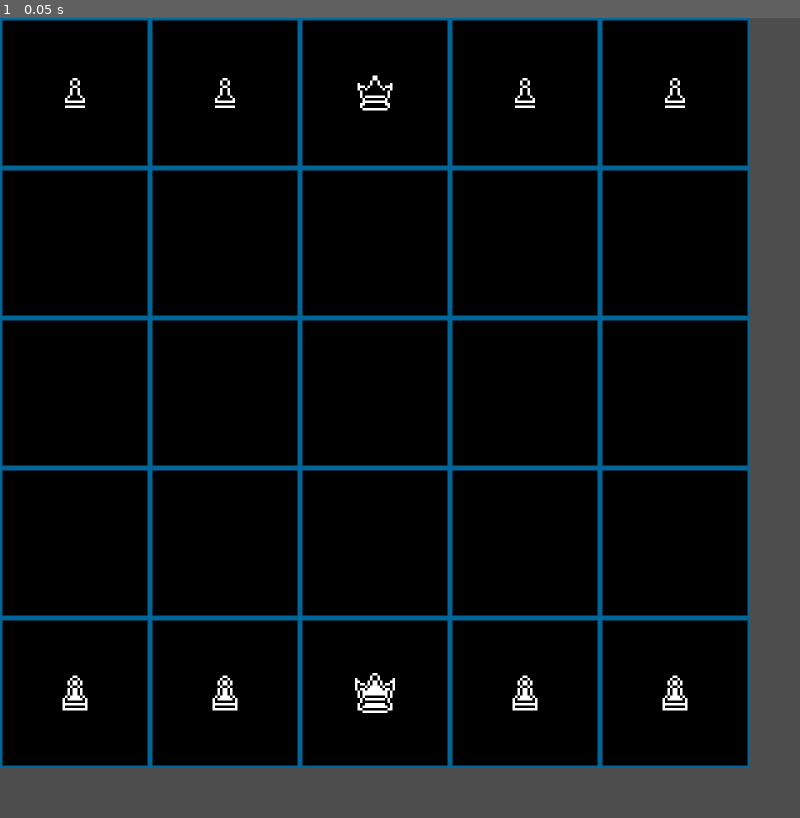
Above: before the commit, frame 1.
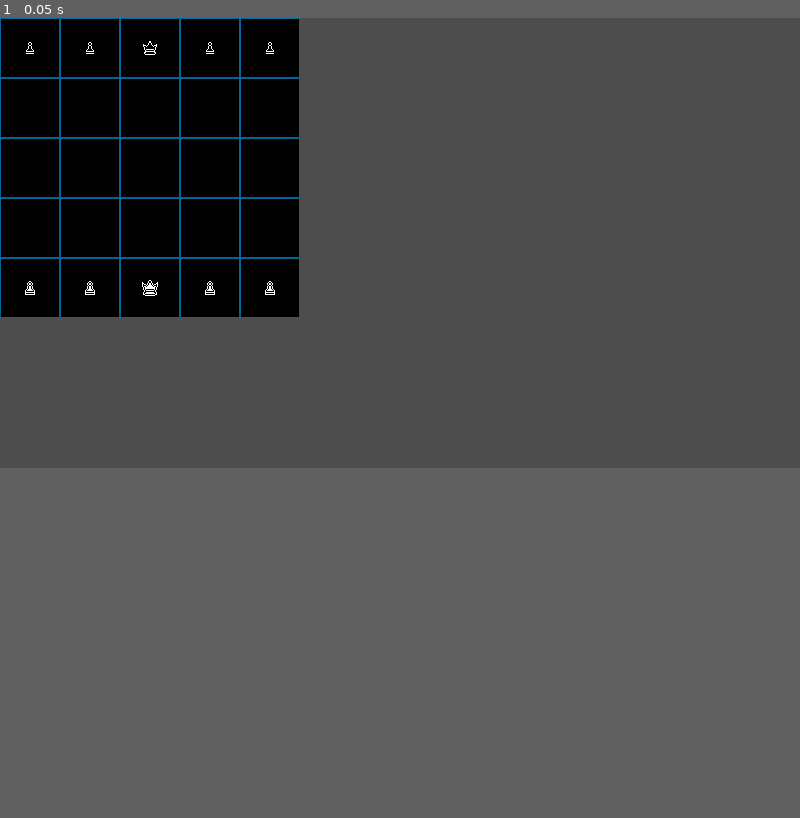
Above: after the commit, the same moment.

Repository: JoaoVitor615/onitama
Game: Godot game, scene res://scenes/Game.tscn
Same seed, same stepped clock (60 frames per second), same inputs: the game is played once before the commit and once after it.
Inputs:
- Up to frame 1 (0.05 s): no input
In our replay, the window is 800x800 before the commit and 800x450 after it. These sizes can differ from the game's own. Grey fills any space a smaller window leaves; there, only what the larger window draws over its background counts as a difference.

The runs differ from the first frame. In frame 1, 52% of the frame differs, in the area x 0-100%, y 0-100%.

Commit message:
MainMenuV0.1
Menu basico só com as funcionalidades iniciais

Diff:
--- a/game/project.godot
+++ b/game/project.godot
@@ -21,9 +21,11 @@
 
 [display]
 
-window/size/viewport_width=640
-window/size/viewport_height=640
+window/size/viewport_width=1600
+window/size/viewport_height=900
 window/size/resizable=false
+window/stretch/mode="canvas_items"
+window/stretch/aspect="expand"
 window/stretch/scale=2.0
 window/stretch/scale_mode="integer"
 
--- /dev/null
+++ b/game/scenes/Options.tscn
@@ -0,0 +1,40 @@
+[gd_scene load_steps=2 format=3 uid="uid://d4gtebjeipir3"]
+
+[ext_resource type="Script" uid="uid://pb551nt0eh4j" path="res://scripts/options.gd" id="1_j6yq7"]
+
+[node name="MainMenu" type="Control"]
+layout_mode = 3
+anchors_preset = 15
+anchor_right = 1.0
+anchor_bottom = 1.0
+grow_horizontal = 2
+grow_vertical = 2
+
+[node name="MarginContainer" type="MarginContainer" parent="."]
+layout_mode = 1
+anchors_preset = 8
+anchor_left = 0.5
+anchor_top = 0.5
+anchor_right = 0.5
+anchor_bottom = 0.5
+offset_left = -33.5
+offset_top = -33.0
+offset_right = 33.5
+offset_bottom = 33.0
+grow_horizontal = 2
+grow_vertical = 2
+
+[node name="VBoxContainer" type="VBoxContainer" parent="MarginContainer"]
+layout_mode = 2
+alignment = 1
+
+[node name="Volume" type="Button" parent="MarginContainer/VBoxContainer"]
+layout_mode = 2
+text = "Volume"
+
+[node name="Back" type="Button" parent="MarginContainer/VBoxContainer"]
+layout_mode = 2
+text = "Back"
+script = ExtResource("1_j6yq7")
+
+[connection signal="pressed" from="MarginContainer/VBoxContainer/Back" to="MarginContainer/VBoxContainer/Back" method="_on_pressed"]
--- /dev/null
+++ b/game/scenes/main_menu.tscn
@@ -0,0 +1,94 @@
+[gd_scene load_steps=4 format=3 uid="uid://17ath4ta0xa7"]
+
+[ext_resource type="Texture2D" uid="uid://cv37cj2gv5yhb" path="res://assets/bg.png" id="1_l6cm7"]
+
+[sub_resource type="GDScript" id="GDScript_vue75"]
+script/source = "extends Control
+
+
+func _on_play_pressed() -> void:
+	get_tree().change_scene_to_file(\"res://scenes/Game.tscn\")
+
+
+func _on_options_pressed() -> void:
+	get_tree().change_scene_to_file(\"res://scenes/Options.tscn\")
+
+
+func _on_quit_pressed() -> void:
+	get_tree().quit()
+"
+
+[sub_resource type="FontVariation" id="FontVariation_vue75"]
+
+[node name="MainMenu" type="Control"]
+layout_mode = 3
+anchors_preset = 15
+anchor_right = 1.0
+anchor_bottom = 1.0
+grow_horizontal = 2
+grow_vertical = 2
+script = SubResource("GDScript_vue75")
+metadata/_edit_use_anchors_ = true
+
+[node name="TextureRect" type="TextureRect" parent="."]
+layout_mode = 1
+anchors_preset = 15
+anchor_right = 1.0
+anchor_bottom = 1.0
+grow_horizontal = 2
+grow_vertical = 2
+texture = ExtResource("1_l6cm7")
+stretch_mode = 1
+
+[node name="MarginContainer" type="MarginContainer" parent="."]
+layout_mode = 1
+anchors_preset = 8
+anchor_left = 0.5
+anchor_top = 0.5
+anchor_right = 0.5
+anchor_bottom = 0.5
+offset_left = -109.5
+offset_top = -92.25
+offset_right = 109.5
+offset_bottom = 92.25
+grow_horizontal = 2
+grow_vertical = 2
+
+[node name="VBoxContainer2" type="VBoxContainer" parent="MarginContainer"]
+layout_mode = 2
+theme_override_constants/separation = 10
+
+[node name="Label" type="Label" parent="MarginContainer/VBoxContainer2"]
+layout_mode = 2
+theme_override_fonts/font = SubResource("FontVariation_vue75")
+text = "ONITAMA"
+horizontal_alignment = 1
+vertical_alignment = 1
+
+[node name="HBoxContainer" type="HBoxContainer" parent="MarginContainer"]
+layout_mode = 2
+size_flags_horizontal = 4
+size_flags_vertical = 4
+
+[node name="VBoxContainer" type="VBoxContainer" parent="MarginContainer/HBoxContainer"]
+layout_mode = 2
+size_flags_horizontal = 4
+size_flags_vertical = 4
+theme_override_constants/separation = 10
+alignment = 1
+
+[node name="Play" type="Button" parent="MarginContainer/HBoxContainer/VBoxContainer"]
+layout_mode = 2
+text = "Play"
+
+[node name="Options" type="Button" parent="MarginContainer/HBoxContainer/VBoxContainer"]
+layout_mode = 2
+text = "Options"
+
+[node name="Quit" type="Button" parent="MarginContainer/HBoxContainer/VBoxContainer"]
+layout_mode = 2
+text = "Quit"
+
+[connection signal="pressed" from="MarginContainer/HBoxContainer/VBoxContainer/Play" to="." method="_on_play_pressed"]
+[connection signal="pressed" from="MarginContainer/HBoxContainer/VBoxContainer/Options" to="." method="_on_options_pressed"]
+[connection signal="pressed" from="MarginContainer/HBoxContainer/VBoxContainer/Quit" to="." method="_on_quit_pressed"]
--- /dev/null
+++ b/game/scripts/main_menu.gd
@@ -0,0 +1,13 @@
+extends Node2D
+
+
+func _on_start_game_pressed() -> void:
+	get_tree().change_scene_to_file("res://scenes/Game.tscn")
+
+
+func _on_options_pressed() -> void:
+	get_tree().change_scene_to_file("res://scenes/Options.tscn")
+
+
+func _on_quit_pressed() -> void:
+	get_tree().quit()
--- /dev/null
+++ b/game/scripts/options.gd
@@ -0,0 +1,5 @@
+extends Button
+
+
+func _on_pressed() -> void:
+	get_tree().change_scene_to_file("res://scenes/main_menu.tscn")
Binary file added: game/assets/bg.png
Not shown, added: game/assets/bg.png.import
Not shown, added: game/scripts/main_menu.gd.uid
Not shown, added: game/scripts/options.gd.uid
